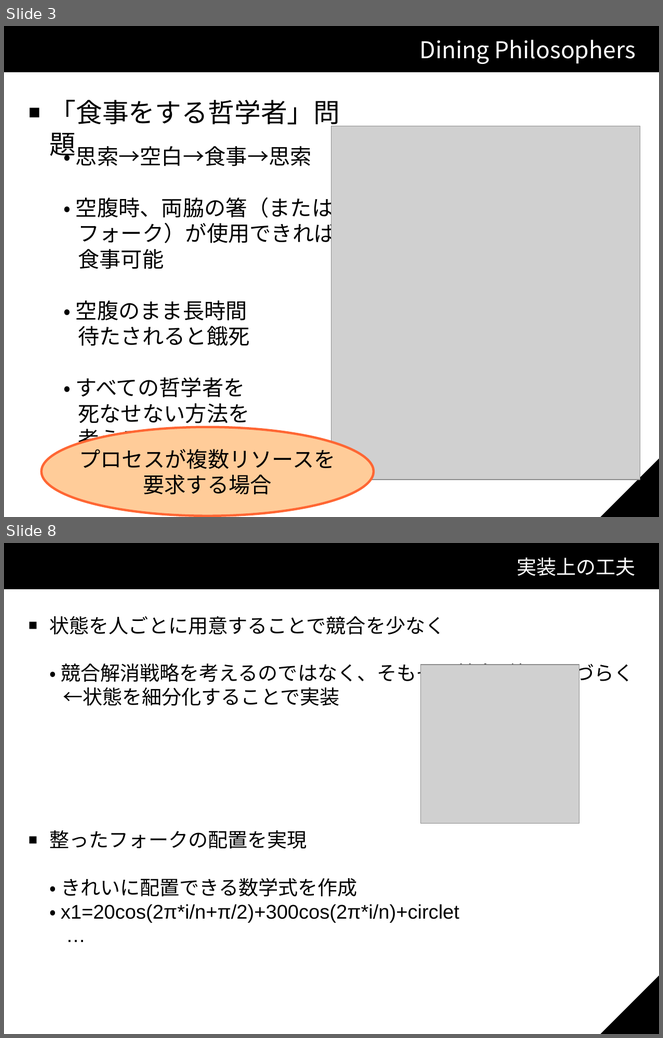
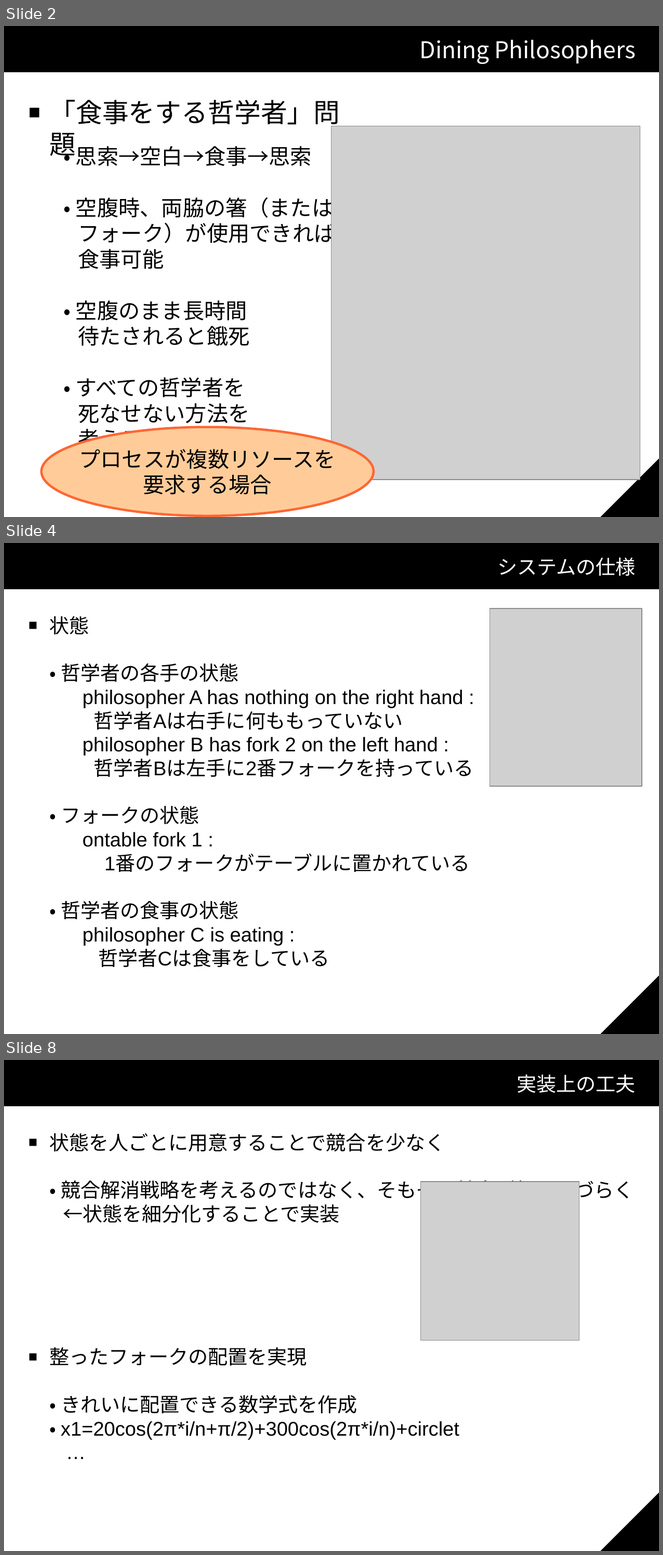
Before and after one commit to KP-3/Shota, a slide deck: スライド.odp. Shown one above the other, each under a label of ours: slides 3 and 8 before the commit, slides 2, 4 and 8 after it; the slides between them are not shown. The pictures are 663x1038 and 663x1555 pixels, drawn with LibreOffice and Linux fonts; fonts in the diff are those of the drawing; grey boxes stand for pictures; background and template pictures are left out. Boxes give left, top, right and bottom in pixels: in the first picture for what was removed or moved away, otherwise in the second. Text is boxed around its words. In the diff, an @@ line names an element or a change of style, - is before the commit and + after.

```diff
--- a/スライド.odp
+++ b/スライド.odp
@@ slide 4 added at bbox=[4, 543, 659, 1034], background #FFFFFF; not listed: 3 template elements that a slide beside it also shows @@
@@ title added at bbox=[497, 558, 636, 576], 24 pt, text #FFFFFF @@
+システムの仕様
@@ text added at bbox=[50, 616, 474, 968], 24 pt, text #000000 @@
+■ 状態
+・ 哲学者の各手の状態
+philosopher A has nothing on the right hand :
+哲学者Aは右手に何ももっていない
+philosopher B has fork 2 on the left hand :
+哲学者Bは左手に2番フォークを持っている
+・ フォークの状態
+ontable fork 1 :
+1番のフォークがテーブルに置かれている
+・ 哲学者の食事の状態
+philosopher C is eating :
+哲学者Cは食事をしている
@@ picture added at bbox=[490, 609, 642, 786] @@
@@ what was slide 3 is now slide 2 @@
```
Also in this commit, not shown: 2 slides changed, 3 other slides added, 3 slides removed.
